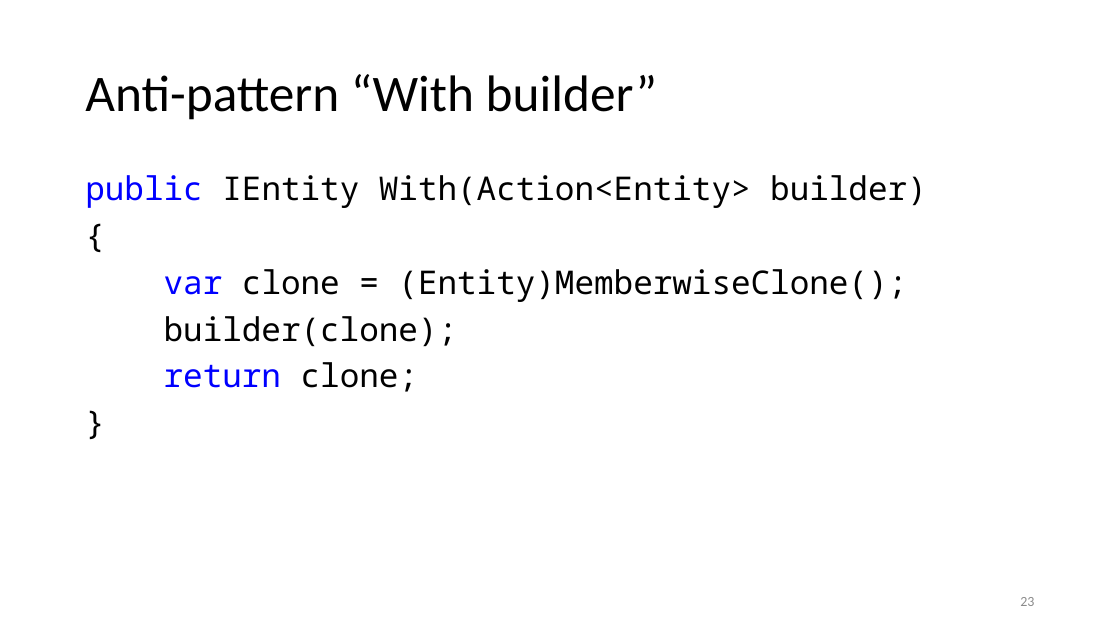
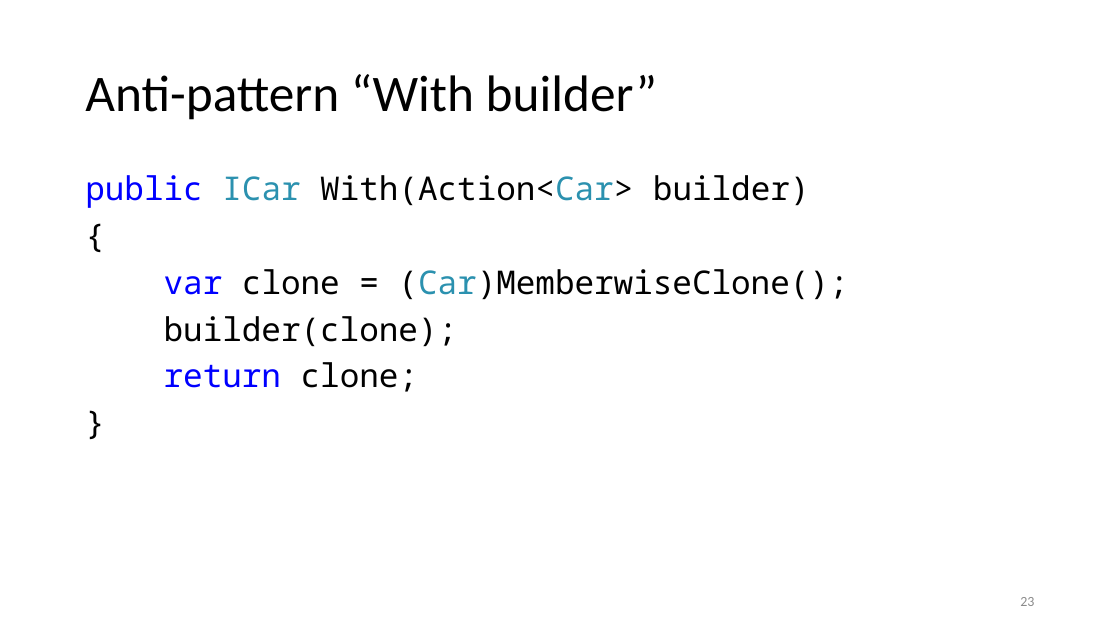
Before and after one commit to kugushev/presentations, a slide deck: slide 23 of Presentation.pptx. Drawn at 1120x630 pixels with LibreOffice and Linux fonts; fonts in the diff are those of the drawing. Boxes give left, top, right and bottom in pixels: in the first picture for what was removed or moved away, otherwise in the second. Text is boxed around its words. In the diff, an @@ line names an element or a change of style, - is before the commit and + after.

```diff
--- a/Presentation.pptx
+++ b/Presentation.pptx
@@ text at [85,175,810,208]: text changed @@
-public IEntity With(Action<Entity> builder)
+public ICar With(Action<Car> builder)
@@ text at [164,269,848,300]: text changed @@
-var clone = (Entity)MemberwiseClone();
+var clone = (Car)MemberwiseClone();
```
Also in this commit, not shown: 14 other slides changed, 17 other files.
